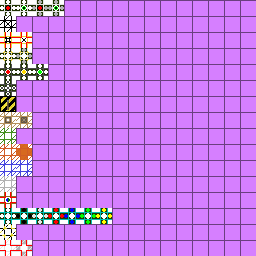
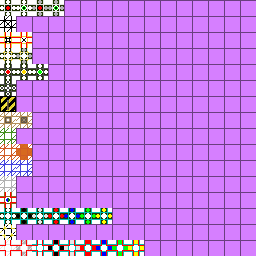
Layers edited between the first and the second 256x256 image:
added layer "15*16+2 diamond power pipe" above "15*16+0 power iron" over [32, 240, 144, 256]
painted on "Ebene 6" over [32, 240, 144, 256]
